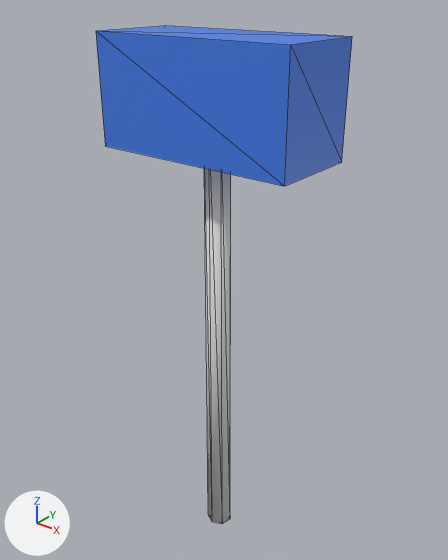
Before and after pictures for a commit that changed the glTF model assets/models/items/hammush.glb.
Both versions are drawn from a camera (50 mm lens) standing at (0.554, -0.68, 0.825) and looking at (-0.014, 0.031, 0.384). Every picture has the same lights, and +X, +Y and +Z are marked at lower left. The older version comes first. Mesh edges are drawn as thin lines. Vertices at exactly the same position are counted once.

Objects in the first picture: 'hammush_v0'.
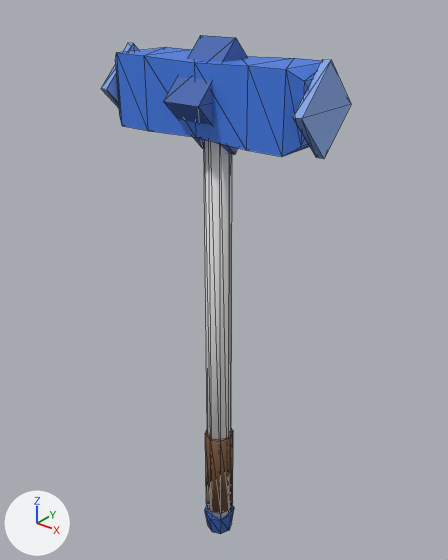
Boxes [x1, y1, x2, y2] around the edits, measured in the pictures (448 x 560 px):
'hammush_v0', reshaped: before [96, 26, 352, 524]; after [101, 35, 351, 534]
part 1 of me_hammush_v0, added: after [205, 429, 233, 513]
part 2 of me_hammush_v0, added: after [205, 505, 234, 534]
part 3 of me_hammush_v0, rebuilt (19% narrower, 31% shorter): before [96, 26, 352, 186]; after [115, 47, 322, 157]
part 4 of me_hammush_v0, reshaped: before [204, 168, 231, 524]; after [163, 35, 248, 518]
part 5 of me_hammush_v0, added: after [101, 43, 351, 159]

The change, as a diff of the scene's bpy script:
```diff
--- a/assets/models/items/hammush.glb.py
+++ b/assets/models/items/hammush.glb.py
@@ mat_prop_iron_metal @@
+mat_prop_iron_metal = bpy.data.materials.new('prop:iron:metal')
+# nodes: BsdfPrincipled, Mix, OutputMaterial, VertexColor
+# colours: white #e7e7e7, mixed with the vertex colours
@@ me_hammush_v0 @@
 # used by ob_hammush_v0; location = (0.0, 0.0, 0.0)
-me_hammush_v0.from_pydata(...)  # 22 vertices, 36 faces; spans x -0.16..0.16, y -0.07..0.07, z -0.1..0.76
+me_hammush_v0.from_pydata(...)  # 102 vertices, 176 faces; spans x -0.172..0.172, y -0.076..0.076, z -0.125..0.756
+# me_hammush_v0 part 1: a new loose piece, an 8-sided cylinder along z spanning x -0.025..0.025, y -0.025..0.025, z -0.07..0.1, in mat_prop_iron
+# me_hammush_v0 part 2: a new loose piece, an 8-sided cut cone along z (radius 0.023 at the low end, 0.029 at the high end) spanning x -0.029..0.029, y -0.029..0.029, z -0.125..-0.085, in mat_prop_iron_metal
+# me_hammush_v0 part 3: the loose piece of 8 vertices spanning x -0.16..0.16, y -0.07..0.07, z 0.6..0.76 is rebuilt with 30 vertices and now spans x -0.16..0.16, y -0.051..0.051, z 0.629..0.731, in mat_prop_iron_metal
+# me_hammush_v0 part 4
+# 13 vertices are removed from x -0.021..0.021, y -0.02..0.02, z -0.1..0.65
+# 24 faces are deleted
+# 23 vertices are added at x -0.03..0.03, y -0.076..0.076, z -0.1..0.756
+# 28 new faces join them, mat_prop_planks
+# 12 new faces join them, mat_prop_iron_metal
+# me_hammush_v0 part 5
+# 8 vertices are added at x -0.172..0.16, y -0.059..0.059, z 0.621..0.739
+# 8 new vertices lie (0.012, 0.0, 0.0) away from vertices in x -0.172..0.16, y -0.059..0.059, z 0.621..0.739
+# 24 new faces join them, mat_prop_iron_metal
 me_hammush_v0.materials.append(mat_prop_planks)
 me_hammush_v0.materials.append(mat_prop_iron)
+me_hammush_v0.materials.append(mat_prop_iron_metal)
```
